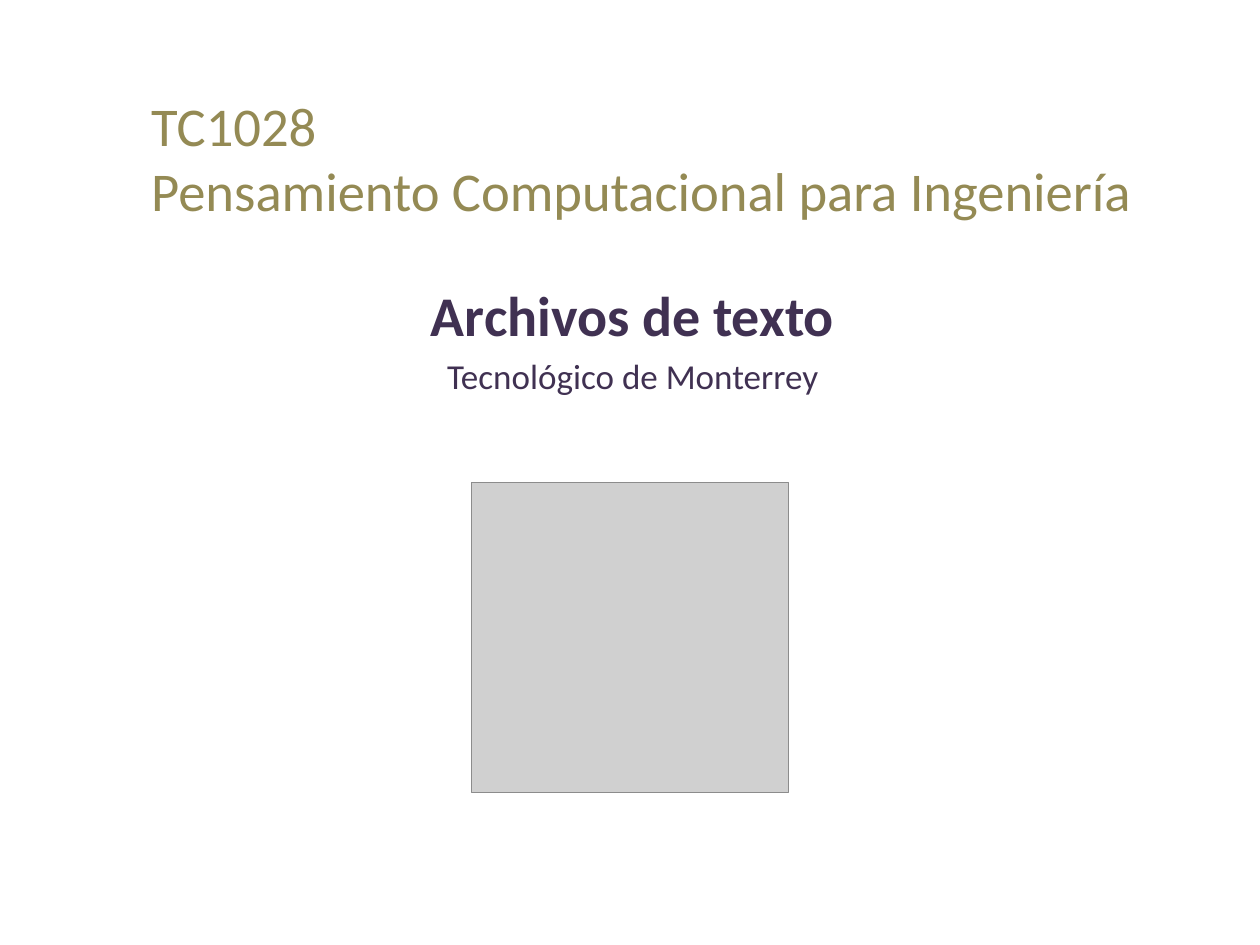
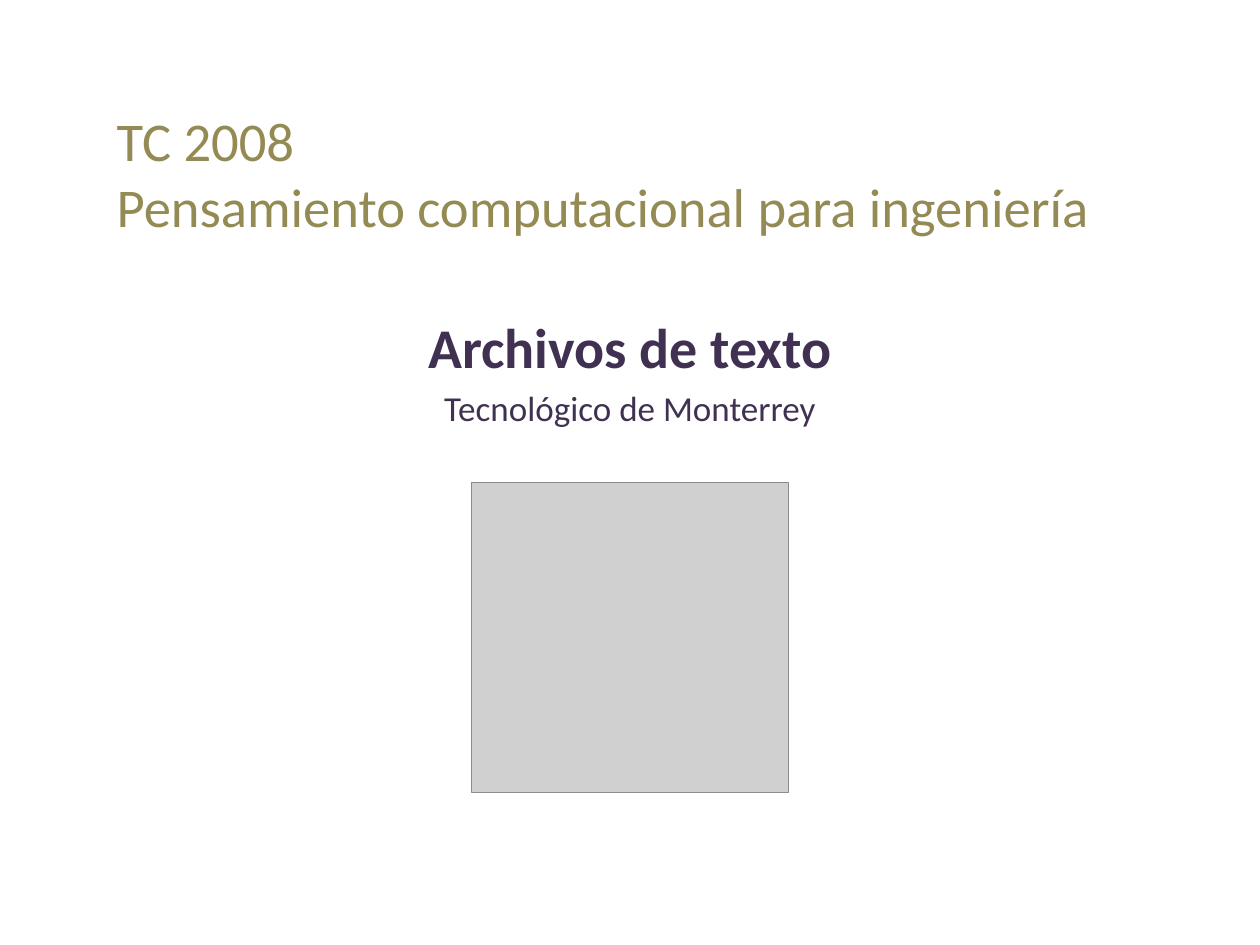
Before and after one commit to lizetheP/PensamientoC, a slide deck: slide 1 of CalendarioAgo2022/presentaciones/12_Archivos.pptx. Drawn at 1260x945 pixels with LibreOffice and Linux fonts; fonts in the diff are those of the drawing; grey boxes stand for pictures. Boxes give left, top, right and bottom in pixels: in the first picture for what was removed or moved away, otherwise in the second. Text is boxed around its words. In the diff, an @@ line names an element or a change of style, - is before the commit and + after.

```diff
--- a/CalendarioAgo2022/presentaciones/12_Archivos.pptx
+++ b/CalendarioAgo2022/presentaciones/12_Archivos.pptx
@@ text at (x1=117, y1=123, x2=1089, y2=237): text changed @@
-TC1028
-Pensamiento Computacional para Ingeniería
+TC 2008
+Pensamiento computacional para ingeniería
@@ subtitle "Archivos de texto" moved from (x1=431, y1=296, x2=834, y2=395) to (x1=428, y1=328, x2=831, y2=427) @@
```
Also in this commit, not shown: 5 other slides changed, 1 other file.
